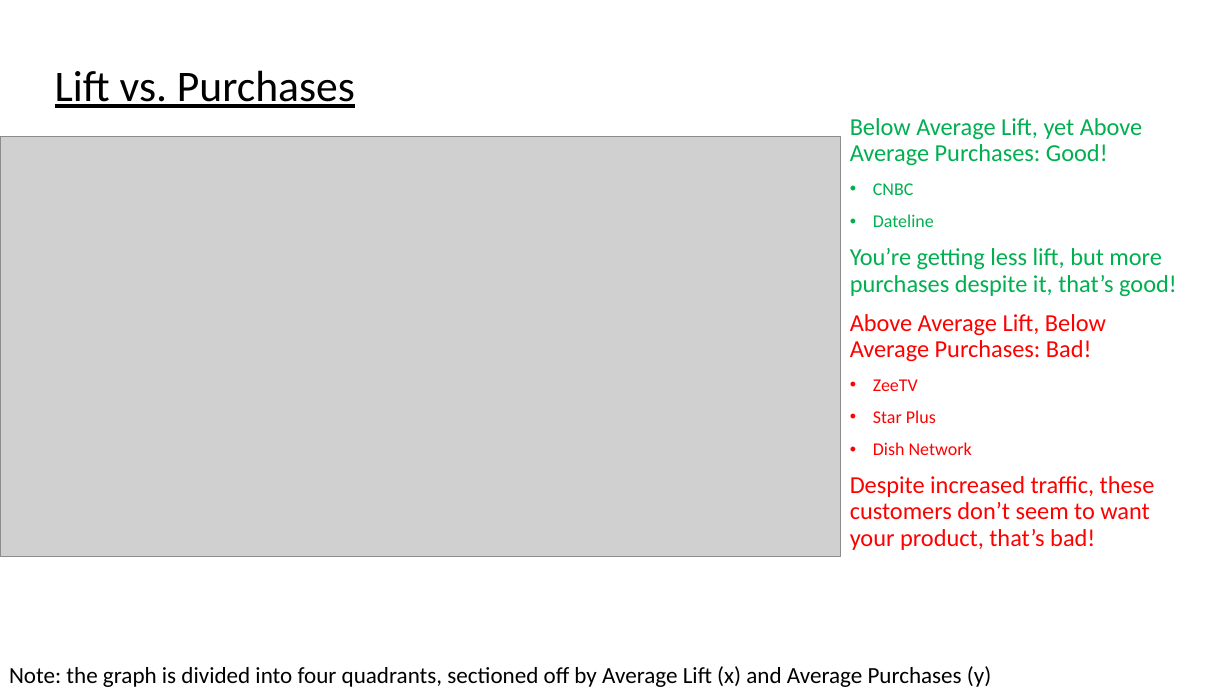
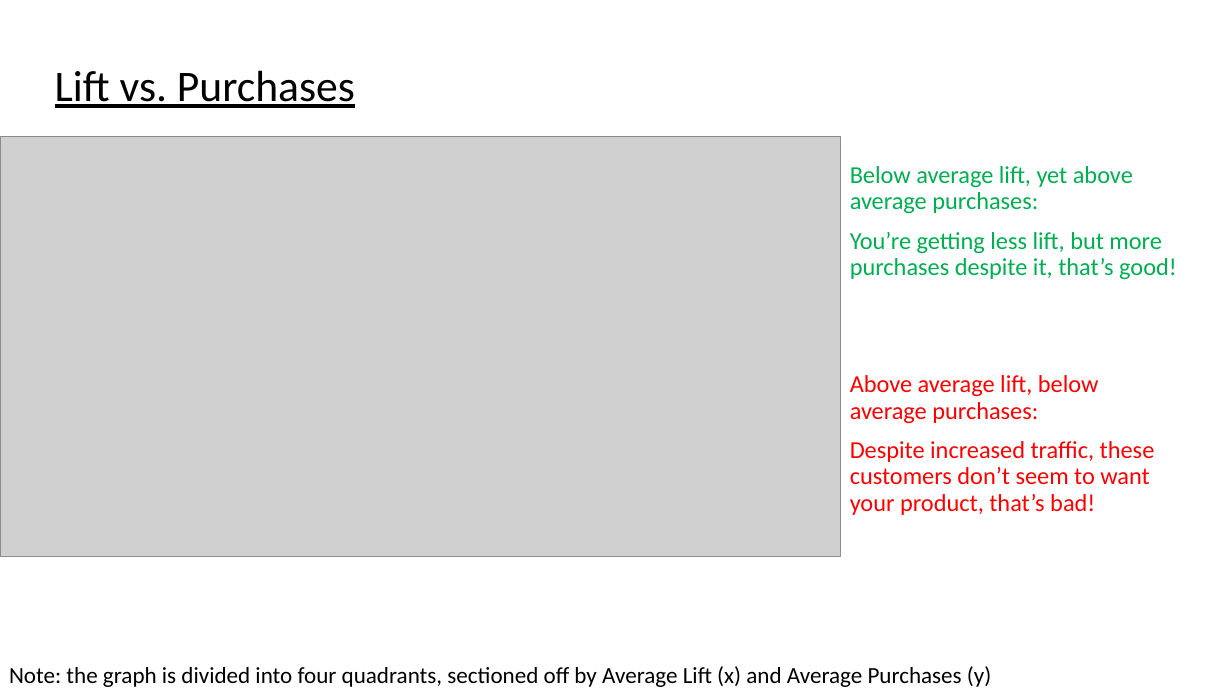
Before and after one commit to papir805/telepulse_ad_campaign_report, a slide deck: slide 11 of companyxyz_presentation copy.pptx (slide 12 before the commit). Drawn at 1232x693 pixels with LibreOffice and Linux fonts; fonts in the diff are those of the drawing; grey boxes stand for pictures. Boxes give left, top, right and bottom in pixels: in the first picture for what was removed or moved away, otherwise in the second. Text is boxed around its words. In the diff, an @@ line names an element or a change of style, - is before the commit and + after.

```diff
--- a/companyxyz_presentation copy.pptx
+++ b/companyxyz_presentation copy.pptx
@@ text "Below average lift, yet above ...": place and size @@
-text "Below average lift, yet above ..." at box(850, 118, 1177, 550)
+text "Below average lift, yet above ..." at box(850, 166, 1177, 515)
@@ text at box(850, 166, 1133, 214): text changed @@
-Below Average Lift, yet Above Average Purchases: Good!
-• CNBC
-• Dateline
+Below average lift, yet above average purchases:
@@ text at box(850, 375, 1099, 424): text changed @@
-Above Average Lift, Below Average Purchases: Bad!
-• ZeeTV
-• Star Plus
-• Dish Network
+Above average lift, below average purchases:
```
Also in this commit, not shown: 15 other slides changed, 4 other files.
